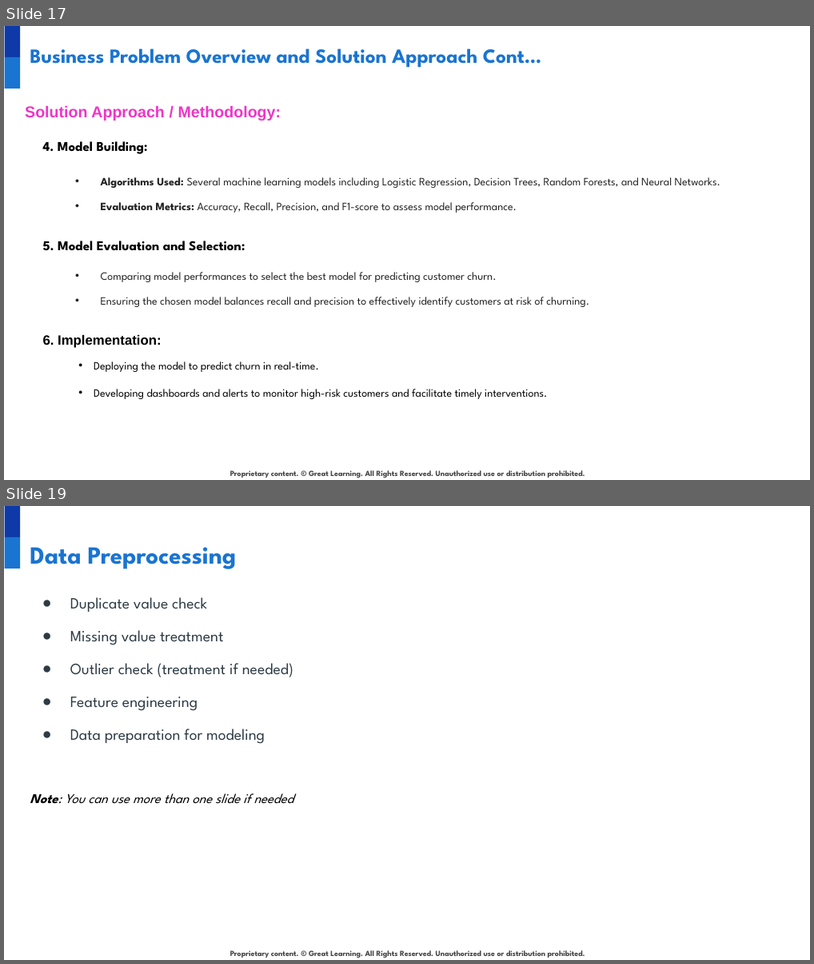
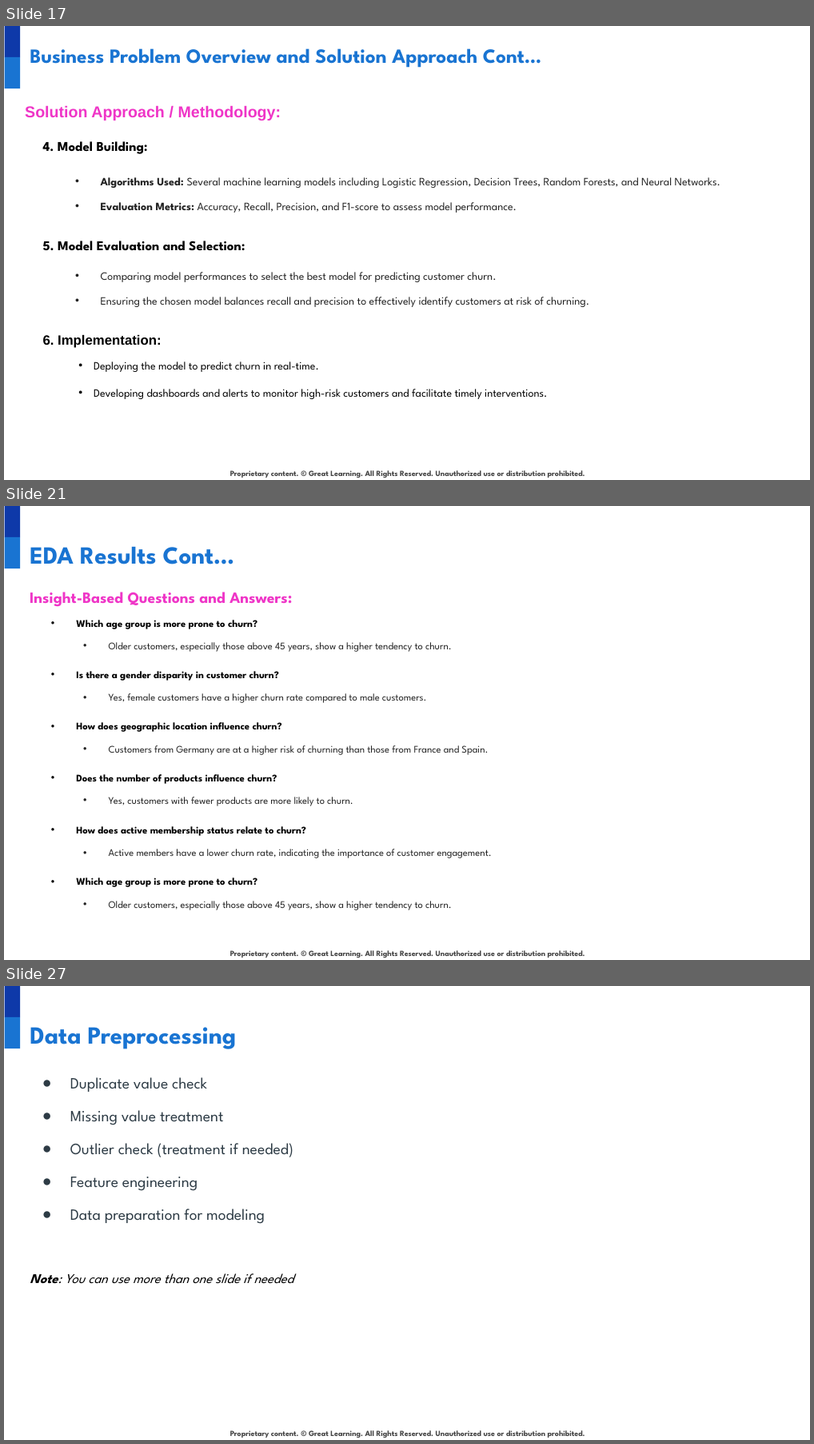
Before and after one commit to developer20sujeet/Python_For_AIML_DataScience, a slide deck: GreatLearningProject/NLP/1.Bank Churn Prediction/INN_Project_PresentationTemplate.pptx. Shown one above the other, each under a label of ours: slides 17 and 19 before the commit, slides 17, 21 and 27 after it; the slides between them are not shown. The pictures are 814x964 and 814x1444 pixels, drawn with LibreOffice and Linux fonts; fonts in the diff are those of the drawing; background and template pictures are left out. Boxes give left, top, right and bottom in pixels: in the first picture for what was removed or moved away, otherwise in the second. Text is boxed around its words. In the diff, an @@ line names an element or a change of style, - is before the commit and + after.

```diff
--- a/GreatLearningProject/NLP/1.Bank Churn Prediction/INN_Project_PresentationTemplate.pptx
+++ b/GreatLearningProject/NLP/1.Bank Churn Prediction/INN_Project_PresentationTemplate.pptx
@@ slide 21 added at (x1=4, y1=506, x2=810, y2=960), background #FFFFFF; not listed: 3 template elements that a slide beside it also shows @@
@@ title added at (x1=30, y1=546, x2=234, y2=564), 22 pt, text #1974D2, bold @@
+EDA Results Cont…
@@ text added at (x1=30, y1=592, x2=292, y2=607), 14 pt, text #EF35C7, bold @@
+Insight-Based Questions and Answers:
@@ text added at (x1=76, y1=620, x2=258, y2=629), 9 pt, text #000000, bold @@
+• Which age group is more prone to churn?
@@ text added at (x1=109, y1=642, x2=452, y2=652), 9 pt, text #222222 @@
+• Older customers, especially those above 45 years, show a higher tendency to churn.
@@ text added at (x1=76, y1=671, x2=279, y2=680), 9 pt, text #000000, bold @@
+• Is there a gender disparity in customer churn?
@@ text added at (x1=109, y1=693, x2=427, y2=703), 9 pt, text #222222 @@
+• Yes, female customers have a higher churn rate compared to male customers.
@@ text added at (x1=76, y1=722, x2=282, y2=732), 9 pt, text #000000, bold @@
+• How does geographic location influence churn?
@@ text added at (x1=109, y1=745, x2=488, y2=755), 9 pt, text #222222 @@
+• Customers from Germany are at a higher risk of churning than those from France and Spain.
@@ text added at (x1=76, y1=774, x2=277, y2=784), 9 pt, text #000000, bold @@
+• Does the number of products influence churn?
@@ text added at (x1=109, y1=796, x2=354, y2=806), 9 pt, text #222222 @@
+• Yes, customers with fewer products are more likely to churn.
@@ text added at (x1=76, y1=826, x2=306, y2=836), 9 pt, text #000000, bold @@
+• How does active membership status relate to churn?
@@ text added at (x1=109, y1=848, x2=492, y2=858), 9 pt, text #222222 @@
+• Active members have a lower churn rate, indicating the importance of customer engagement.
@@ text added at (x1=76, y1=877, x2=258, y2=887), 9 pt, text #000000, bold @@
+• Which age group is more prone to churn?
@@ text added at (x1=109, y1=900, x2=452, y2=910), 9 pt, text #222222 @@
+• Older customers, especially those above 45 years, show a higher tendency to churn.
@@ what was slide 19 is now slide 27 @@
```
Also in this commit, not shown: 2 slides changed, 10 other slides added, 2 other files.
